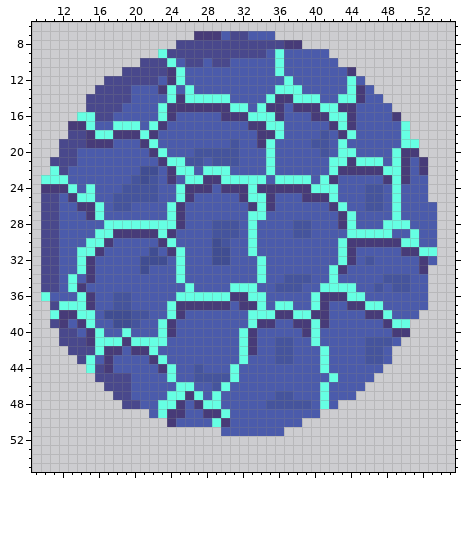
One commit to this pixel-art sprite: Assets/Animations/RockRollSide/6.png. The first picture shows the starting point.
The file is 64x64 pixels. Shown: x 9..55, y 6..55.
New version:
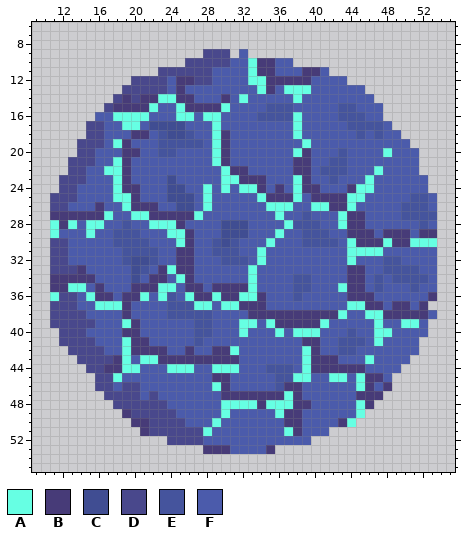
Palette (. is transparent): A #66ffe3  B #473b78  C #404d92  D #49488c  E #45549d  F #4b5bab
From old to new:
Changed rows in their new state; - is an unchanged pixel.
first column x 10:
 7 -----------------.........------------------
 8 ---------------..............---------------
 9 -------------.....---.F.........------------
10 -----------.....--D----ABBF-.....-----------
11 ---------....-DDDDD----ABBF--BB-...---------
12 -------...---DFBBDD----AABBBBB----..--------
13 ------...-DDDDFBF-------ABF--A----FF.-------
14 -----...-BDBBA--BFFFB-A--FFF-FF--FFF-.------
15 -----..-BBBBAFFA----AFF-FEEEFFFFFEE---.-----
16 ----..FFAAAA-FFAA-AAFFFFEEEEA-FFFEEE--..----
17 ---..DD-F---CCCC---A---FFFF-A---FFEEEE-..---
18 ---..DDFFF-BFECCE--AB---FFF-A--F-FFE-E--.---
19 --..-DDFAB-FFEEEEE-ABF--FF---AFF-F------F.--
20 --..DD---BB-FEE--FFABF---F--AB-F-EF---AFFF--
21 -..-DD--AB---FFFFF-ABF---F--BB--EEFFFF-FF-.-
22 -..DD--AAB-FF-FFF-FF-BB--F--BB-EEEFFFAFFF-.-
23 ..DDD---ABFFF-C-FFFF--BBB-FF-B-FE---A-FFF---
24 ..DD-F--ABBFF-CCFFA-AFA--F-FA-BFF-BAAF-F----
25 .-DDFF--AABFF-CCC-A---FF--BBAF--BBAAFF-F-EEF
26 .-D-FFB-FABBB-FCC-A----FFAAA--AA-BA-FF-FEEE-
27 .BBBB-BA--AABBB-BA-----FF-A--E---ABB---FEEEE
28 .ABA-AAFFEFF-------FCCCF---A--E--ABB--FFF-E-
29 .A---AFFEEEFFFAAB--FCCCF--A-F-EE--BBBFBBBFBB
30 .-D--FFFEEEE-FFAB--ECE-F-A---EEEEFA---A-B-AA
31 .-D-FFF--EEEE-FBB--EEE-FA--------FAAAA--FFFF
32 .-D-FF---EC-EF-BB--FEEE----------FA-F-EE--F-
33 .-DDBF----CE-BABB------AF-------FFBB--EEEEFF
34 .BBBB-----C-BB--B------AF--F----F-BB-EF--EEF
35 .BB-A-B---BBBAA-BB-BBBB---FF-E-FF-BB---FFE-F
36 .ADDFABBFBBA-AEF-BB-B-A-B---E-FFFFBBB------B
37 --DDFFAAAB----EEEAAFAA--B-FF--FF--AABB-BB-B-
38 -DDDDF-FFBFF--EEEEE----BBB--BB--BA--AABBBBBF
39 --DDDD--FAB--FF--EE---A-FABB--BA-----AFF-AF-
40 ----DFF--BB--FF--EE----F--A-AA----E--AAFFFF-
41 -----DFFFABBFF---E----FF--FF-BB--EEEFAF-FF--
42 ------DFFA--BB--B--BBAFF--FF-ABF-EE-FF-FFF--
43 -----DDDBA-AABBBBBBBBBF---FF-ABBB---AF-FF---
44 -----D--BAA--F-AAF-AA----EEE-ABBBBBB--FF----
45 --------AF----F--FFBBF----EEAA---A-ABBF-----
46 ------D-F-D----FF--AB-----EBB--F---ABFB-----
47 -------D--D-D-FFFF-FBBBBBBBAB--F---BBB------
48 --------D--DDDFF-FFFAAAABAAABB-F-FFAB-------
49 ---------BDDDDDF--FF------ABB--FFFFA--------
50 ----------BBDDDD----F------BBFFFFBA---------
51 -----------BDDDDDDAF-------ABFFF------------
52 --------------DDDDFFFFFFFFFFFF--------------
53 ------------------BBBFFFFB------------------
